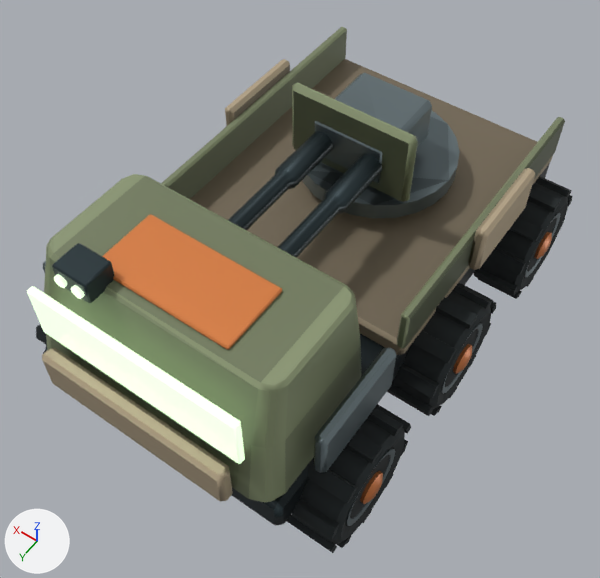
Two versions of the glTF model assets/models/frontier/v1/RipsawTruck.glb, one commit apart.
Camera for both pictures: a 50 mm lens placed at (-2.03, 3.09, 4.95), pointed at (-0.07, 0.35, 0.64). Lighting does not change. The marker at lower left points along +X, +Y and +Z. The older version comes first. Where no turn or scale is listed for an object, it has been applied to the vertices. Vertices at exactly the same position are counted once.

In view in the first picture: 'export_frontier_RipsawTruck_Autocannon', 'export_frontier_RipsawTruck_Ring', 'export_frontier_RipsawTruck_SalvagePlate1', 'export_frontier_RipsawTruck_SalvagePlate2', 'export_frontier_RipsawTruck_Wheel_-1_-1.15_Tire'.
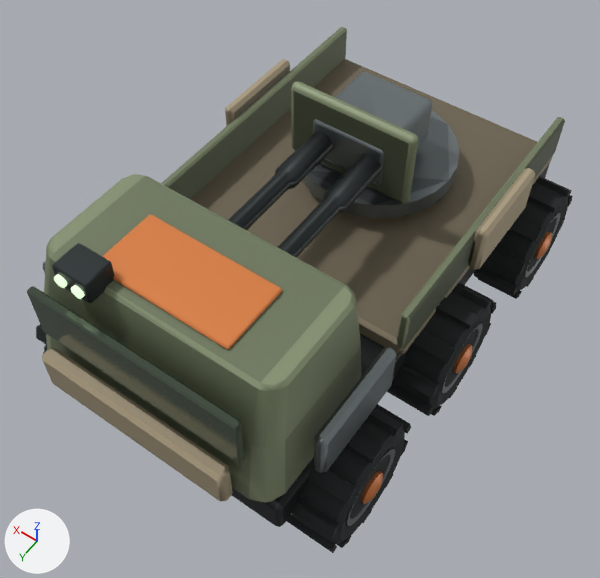
What changed in the scene script:
```text
Add mat_frontier_canopyglass:
    mat_frontier_canopyglass = bpy.data.materials.new('Frontier_CanopyGlass')
    # nodes: BsdfPrincipled, Mix, OutputMaterial, VertexColor
    # colours: black #151b13, dark grey #455042, mixed with the vertex colours
Change me_frontier_ripsawtruck_wheel__1__1_15_tire_001:
    used by ob_export_frontier_ripsawtruck_wheel__1__1_15_tire; location = (0.0, 0.0, 0.0)
    remove me_frontier_ripsawtruck_wheel__1__1_15_tire_001.from_pydata(...)  # 2520 vertices, 4672 faces; spans x -1.19..1.19, y -1.7..1.83, z -0.03..1.74
    add me_frontier_ripsawtruck_wheel__1__1_15_tire_001.from_pydata(...)  # 2552 vertices, 4736 faces; spans x -1.19..1.19, y -1.7..1.83, z -0.03..1.74
    me_frontier_ripsawtruck_wheel__1__1_15_tire_001 part 1: 44 faces spanning x -0.7..0.7, y 1.7..1.75, z 1.13..1.51 switch from mat_frontier_optics to mat_frontier_canopyglass
    edits to the shape of me_frontier_ripsawtruck_wheel__1__1_15_tire_001 do not show in these pictures
```

Changed parts and their boxes [x1, y1, x2, y2] in the pictures (600 x 578 px):
part 1 of me_frontier_ripsawtruck_wheel__1__1_15_tire_001, recoloured (darker)
    both: [27, 286, 245, 464]
